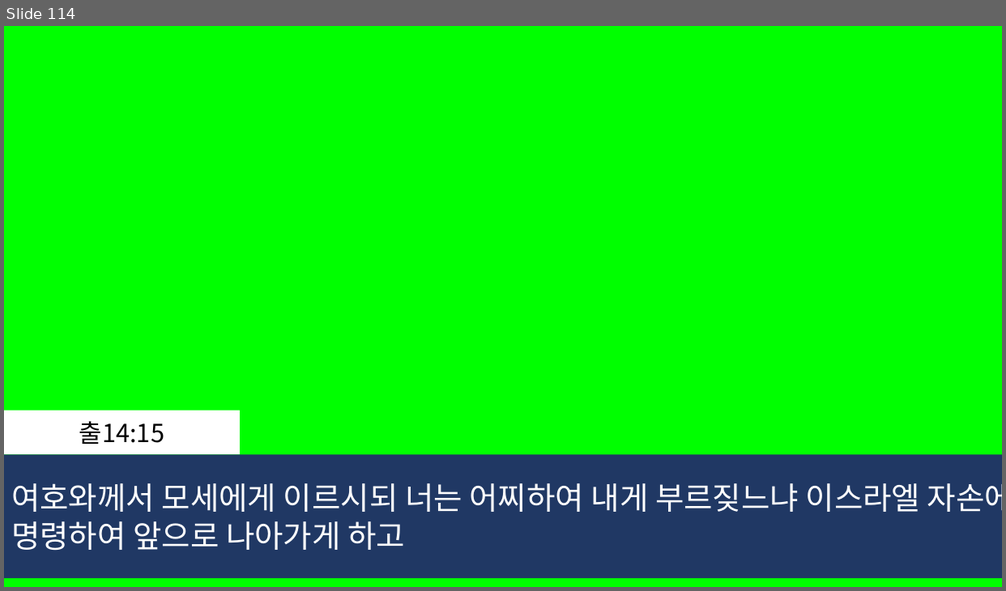
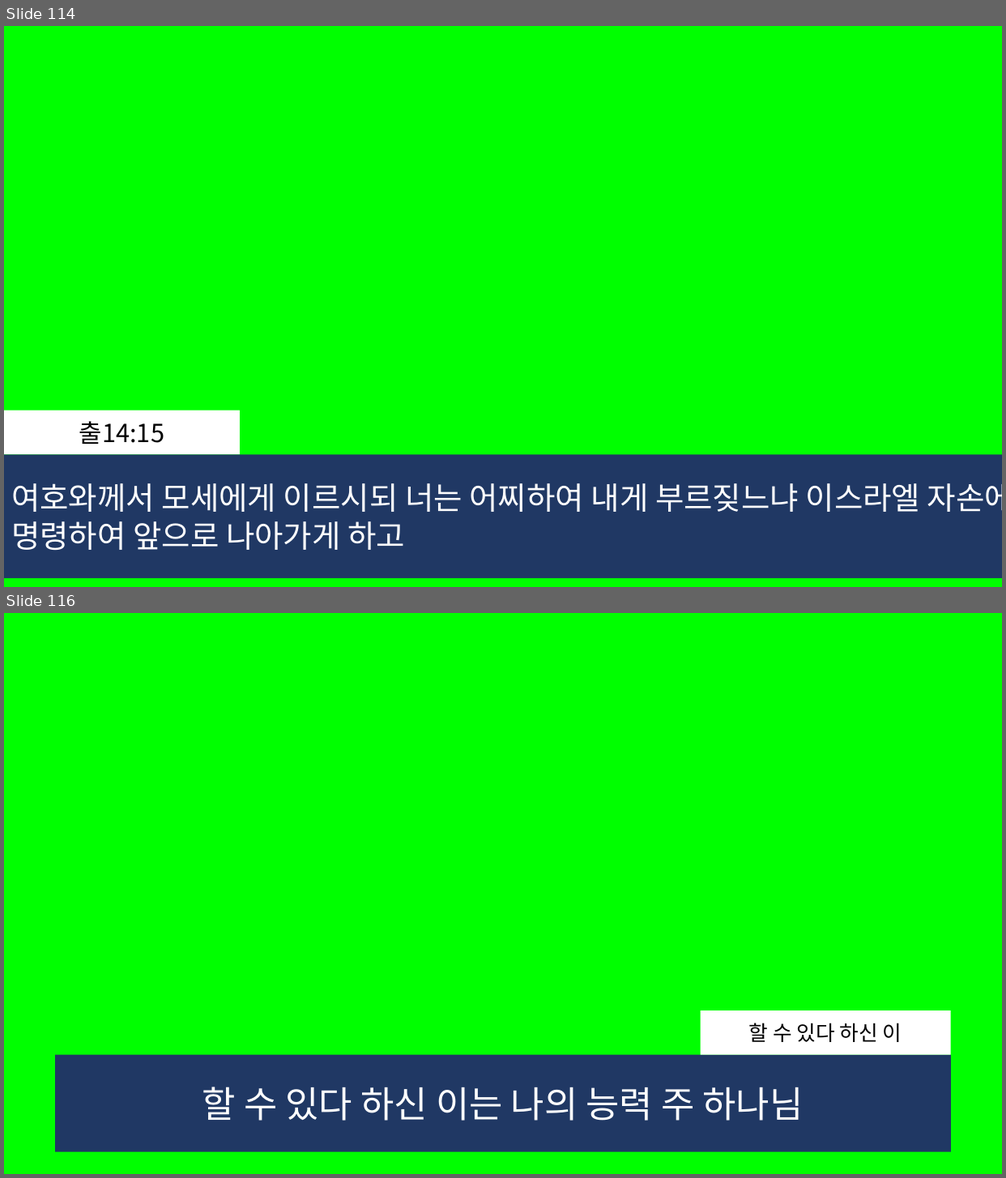
Before and after one commit to whizsavvy/evergreen_church, a slide deck: 2026-03-07_늘푸른교회_.pptx. Shown one above the other, each under a label of ours: slide 114 before the commit, slides 114 and 116 after it; the slides between them are not shown. The pictures are 1006x591 and 1006x1178 pixels, drawn with LibreOffice and Linux fonts; fonts in the diff are those of the drawing. Boxes give left, top, right and bottom in pixels: in the first picture for what was removed or moved away, otherwise in the second. Text is boxed around its words. In the diff, an @@ line names an element or a change of style, - is before the commit and + after.

```diff
--- a/2026-03-07_늘푸른교회_.pptx
+++ b/2026-03-07_늘푸른교회_.pptx
@@ slide 116 added at (x1=4, y1=613, x2=1002, y2=1174), background #00FF00 @@
@@ rectangle added at (x1=701, y1=1011, x2=951, y2=1054), fill #FFFFFF, 20 pt, text #000000 @@
+할 수 있다 하신 이
@@ rectangle added at (x1=55, y1=1055, x2=951, y2=1152), fill #203864, 35 pt, text #FFFFFF @@
+할 수 있다 하신 이는 나의 능력 주 하나님
```
Also in this commit, not shown: 2 slides changed, 17 other slides added, 5 slides removed.
